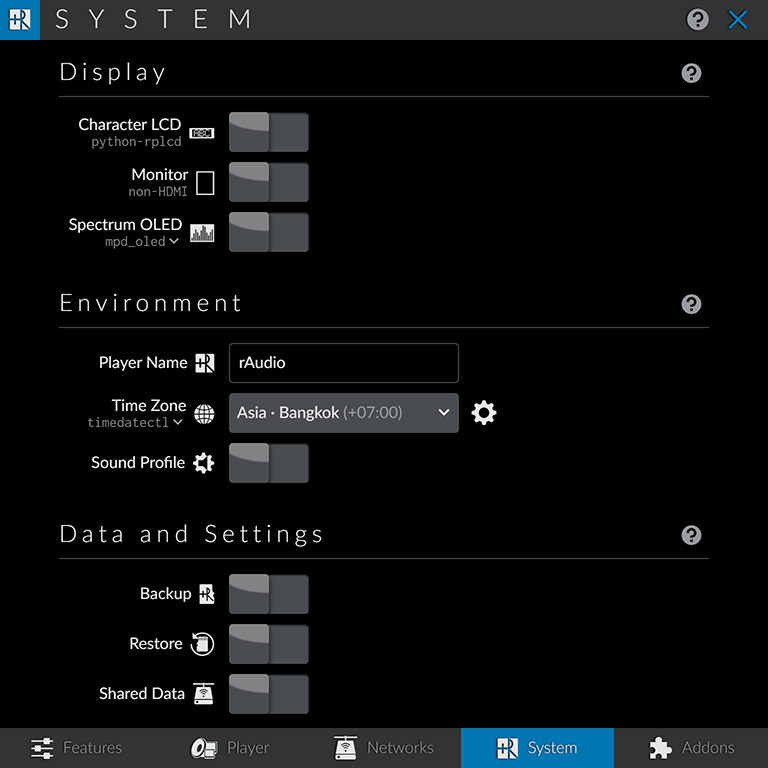
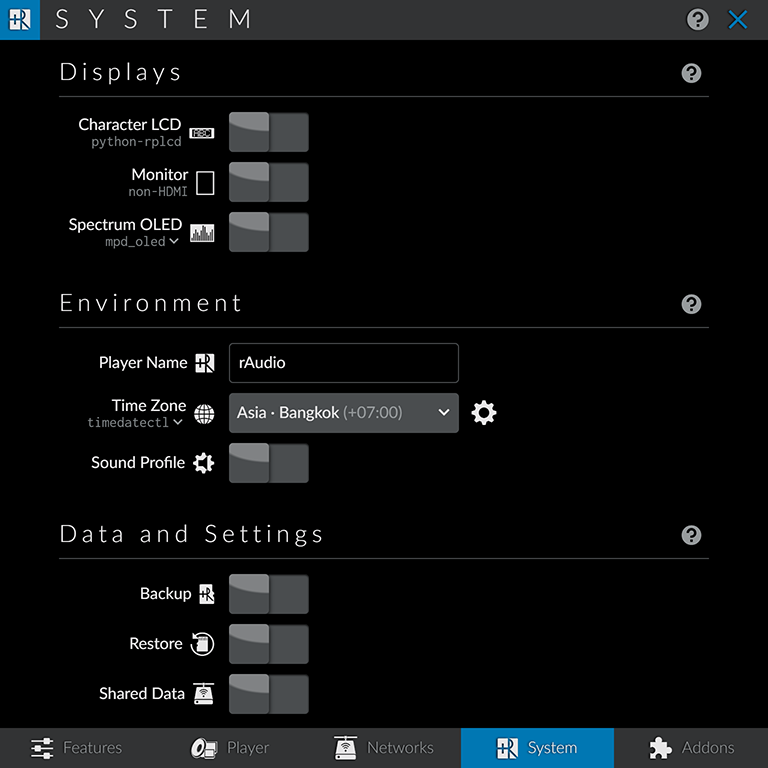
Comparing the layer stacks of the two 768 x 768 images. Changes:
painted on "55" over (170, 67, 180, 81)
